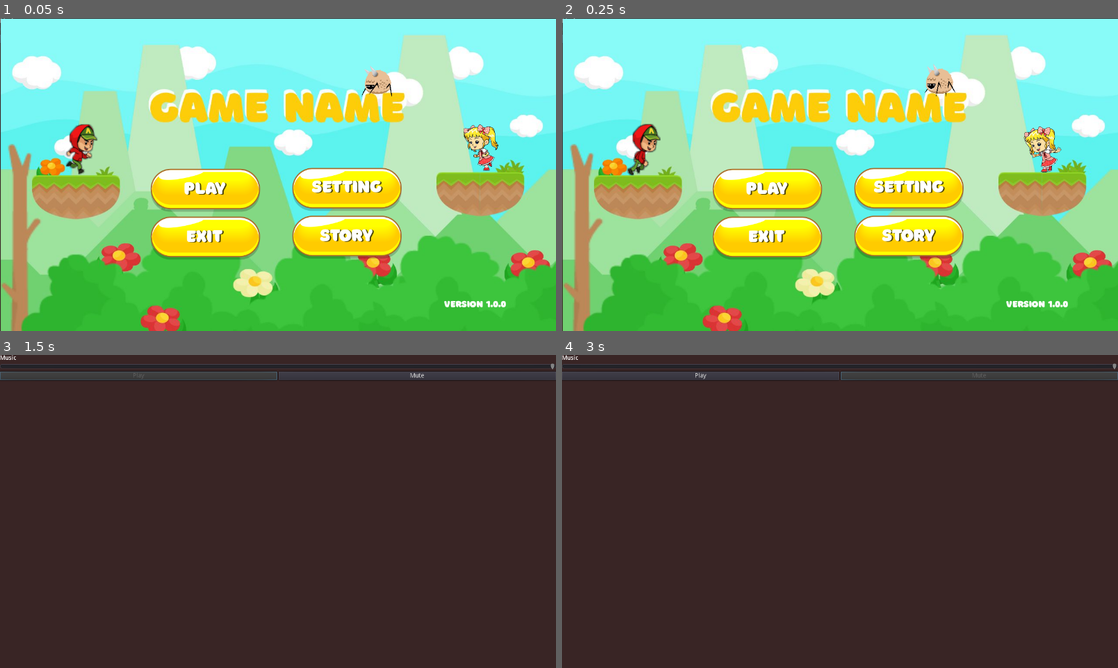
Above: before the commit, frames 1-4 (two rows, left to right).
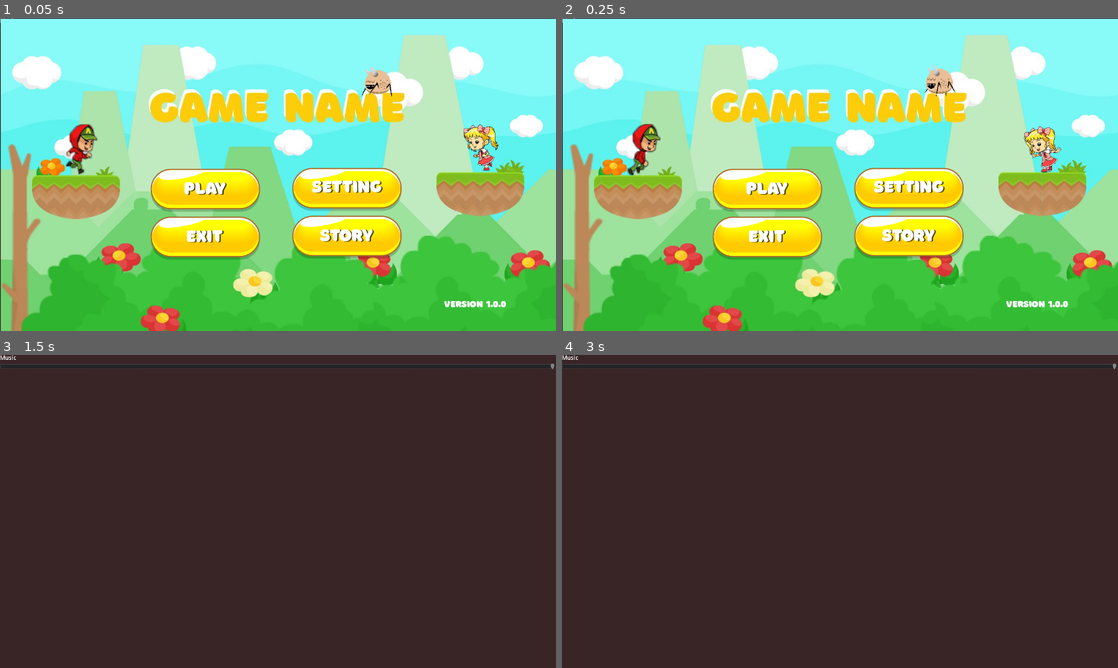
Above: after the commit, the same moments.

Repository: uwu156cm/deli_kg_lay_rescue
Game: Godot game, scene res://scenes/main menu.tscn
Same seed, same stepped clock (60 frames per second), same inputs: the game is played once before the commit and once after it.
Inputs (mouse positions are in pixels of both pictures, inside the frame that each line leads up to):
- Up to frame 1 (0.05 s): no input
- Up to frame 2 (0.25 s): no input
- Up to frame 3 (1.5 s): click "Setting" at 0.5 s; click (139, 376) at 1.25 s, where only the run before the commit has a clickable "Play"
- Up to frame 4 (3 s): click (701, 376) at 2 s, where only the run before the commit has a clickable "Play"; click (979, 376) at 2.75 s, where only the run before the commit has a clickable "Mute"

The runs differ from the first frame. In frame 1, less than 0.1% of the frame differs, in the area x 0-1%, y 5-8%; in frame 2, less than 0.1%; in frame 3, 2.2%; in frame 4, 2.2%, in the area x 0-100%, y 5-9%.

Commit message:
add smth

Diff:
--- a/games/scenes/game_audio.tscn
+++ b/games/scenes/game_audio.tscn
@@ -17,7 +17,7 @@
 
 [node name="Setting1" type="VBoxContainer" parent="GridContainer"]
 margin_right = 1280.0
-margin_bottom = 58.0
+margin_bottom = 38.0
 size_flags_horizontal = 3
 script = ExtResource( 2 )
 label = "Music"
@@ -40,16 +40,17 @@
 [node name="Buttons" type="HBoxContainer" parent="GridContainer/Setting1"]
 margin_top = 38.0
 margin_right = 1280.0
-margin_bottom = 58.0
+margin_bottom = 38.0
 
 [node name="Play" type="Button" parent="GridContainer/Setting1/Buttons"]
+visible = false
 margin_right = 638.0
 margin_bottom = 20.0
 size_flags_horizontal = 3
 text = "Play"
 
 [node name="Mute" type="Button" parent="GridContainer/Setting1/Buttons"]
-margin_left = 642.0
+visible = false
 margin_right = 1280.0
 margin_bottom = 20.0
 size_flags_horizontal = 3
--- a/games/scenes/girl.tscn
+++ b/games/scenes/girl.tscn
@@ -33,7 +33,6 @@
 scale = Vector2( 0.44675, 0.469 )
 frames = SubResource( 1 )
 animation = "cheering"
-frame = 1
 playing = true
 
 [node name="CollisionShape2D" type="CollisionShape2D" parent="."]
@@ -47,7 +46,6 @@
 [node name="CollisionShape2D" type="CollisionShape2D" parent="A2D"]
 position = Vector2( 7316.62, -142.377 )
 rotation = 0.00932702
-scale = Vector2( 1, 1 )
 shape = SubResource( 3 )
 
 [node name="yay" type="Label" parent="A2D/CollisionShape2D"]
--- a/games/scenes/wintermap.tscn
+++ b/games/scenes/wintermap.tscn
@@ -1060,7 +1060,6 @@
 script = ExtResource( 28 )
 
 [node name="ParallaxBackground" type="ParallaxBackground" parent="."]
-visible = false
 
 [node name="sky bg" type="ParallaxLayer" parent="ParallaxBackground"]
 motion_mirroring = Vector2( 1280, 960 )
@@ -1368,7 +1367,7 @@
 position = Vector2( 17009, 686 )
 
 [node name="Player" parent="." instance=ExtResource( 52 )]
-position = Vector2( 4876, 430 )
+position = Vector2( 23984, 562 )
 collision_layer = 2
 script = ExtResource( 30 )
 
--- a/games/scripts/girl.gd
+++ b/games/scripts/girl.gd
@@ -7,7 +7,7 @@
 
 func _on_Area2D_body_entered(body):
 	if body.name == "Player":
-		GameSfx.play_yay()
+		#GameSfx.play_yay()
 		$A2D/CollisionShape2D/yay.visible = true
 		$Timer.start()
 
